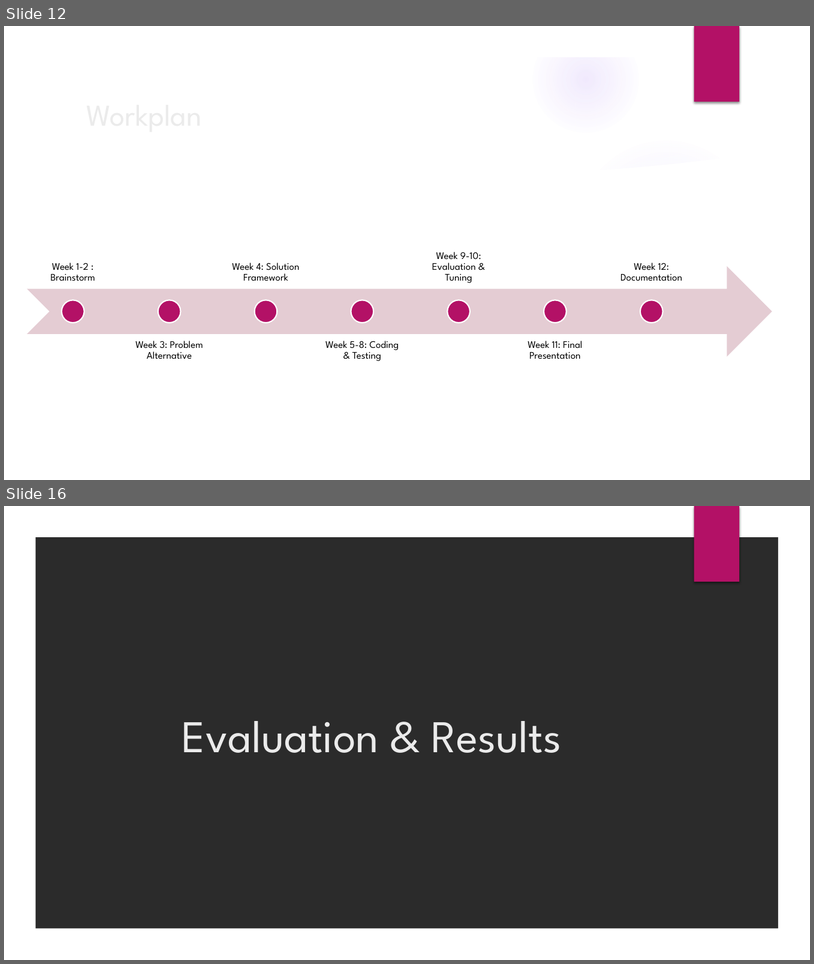
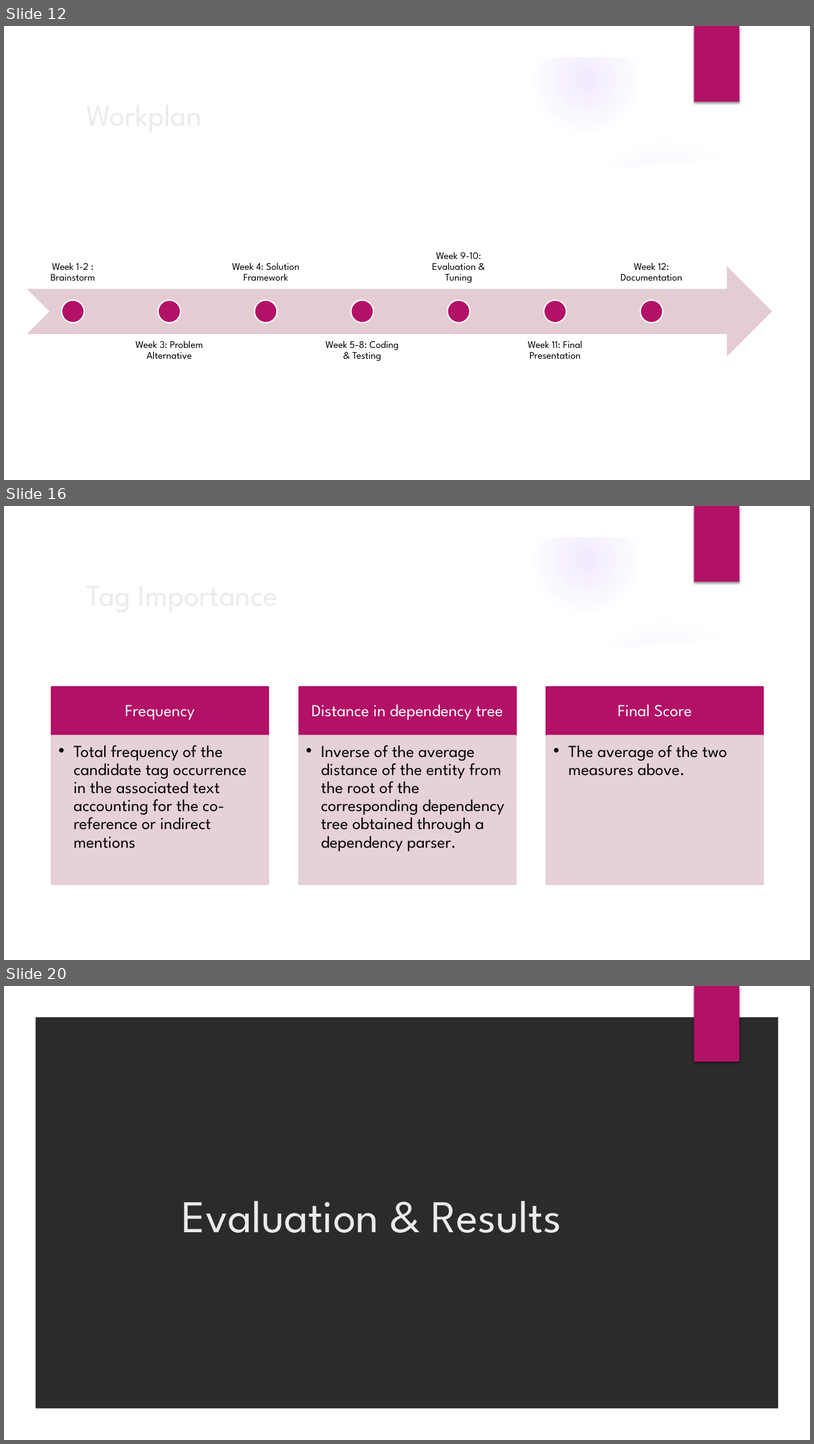
Before and after one commit to saurabhvermaaaa/Adobe-Internship, a slide deck: Internship 2016.pptx. Shown one above the other, each under a label of ours: slides 12 and 16 before the commit, slides 12, 16 and 20 after it; the slides between them are not shown. The pictures are 814x964 and 814x1444 pixels, drawn with LibreOffice and Linux fonts; fonts in the diff are those of the drawing; background and template pictures are left out; a plain dark background stands for a picture behind light text. Boxes give left, top, right and bottom in pixels: in the first picture for what was removed or moved away, otherwise in the second. Text is boxed around its words. In the diff, an @@ line names an element or a change of style, - is before the commit and + after.

```diff
--- a/Internship 2016.pptx
+++ b/Internship 2016.pptx
@@ slide 16 added at [4, 506, 810, 960], background picture (left out); not listed: 9 template elements that a slide beside it also shows @@
@@ group added at [51, 686, 764, 884]: 6 rectangles, 6 texts @@
+Frequency
+  • Total frequency of the candidate tag occurrence in the associated text accounting for the co-reference or indirect mentions
+Distance in dependency tree
+  • Inverse of the average distance of the entity from the root of the corresponding dependency tree obtained through a dependency parser.
+Final Score
+  • The average of the two measures above.
@@ title added at [146, 765, 169, 778], 36 pt, text #EBEBEB @@
+Tag Importance
@@ what was slide 16 is now slide 20 @@
```
Also in this commit, not shown: 5 slides changed, 14 other slides added, 6 slides removed, 9 other files.
